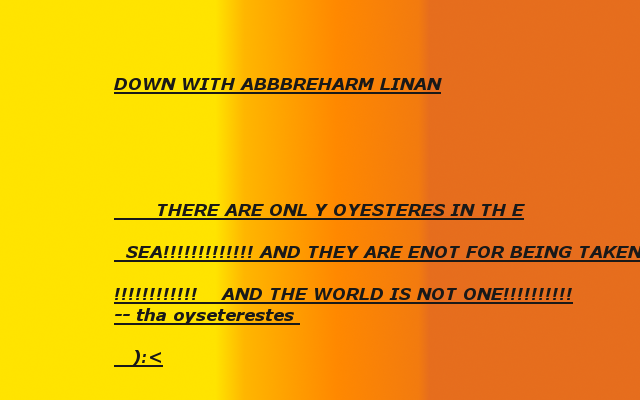
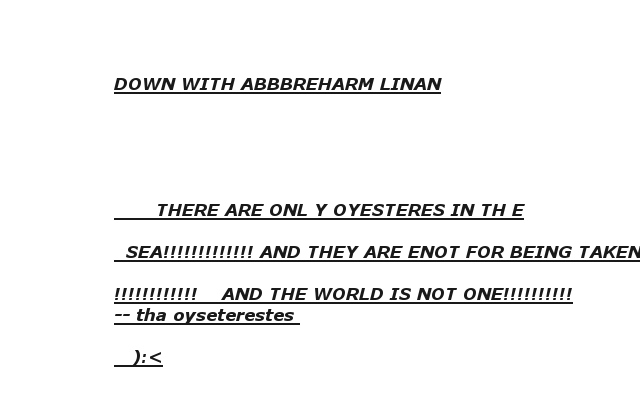
Comparing the layer stacks of the two 640×400 images. Changes:
painted on "Background" over [0, 0, 640, 400]
